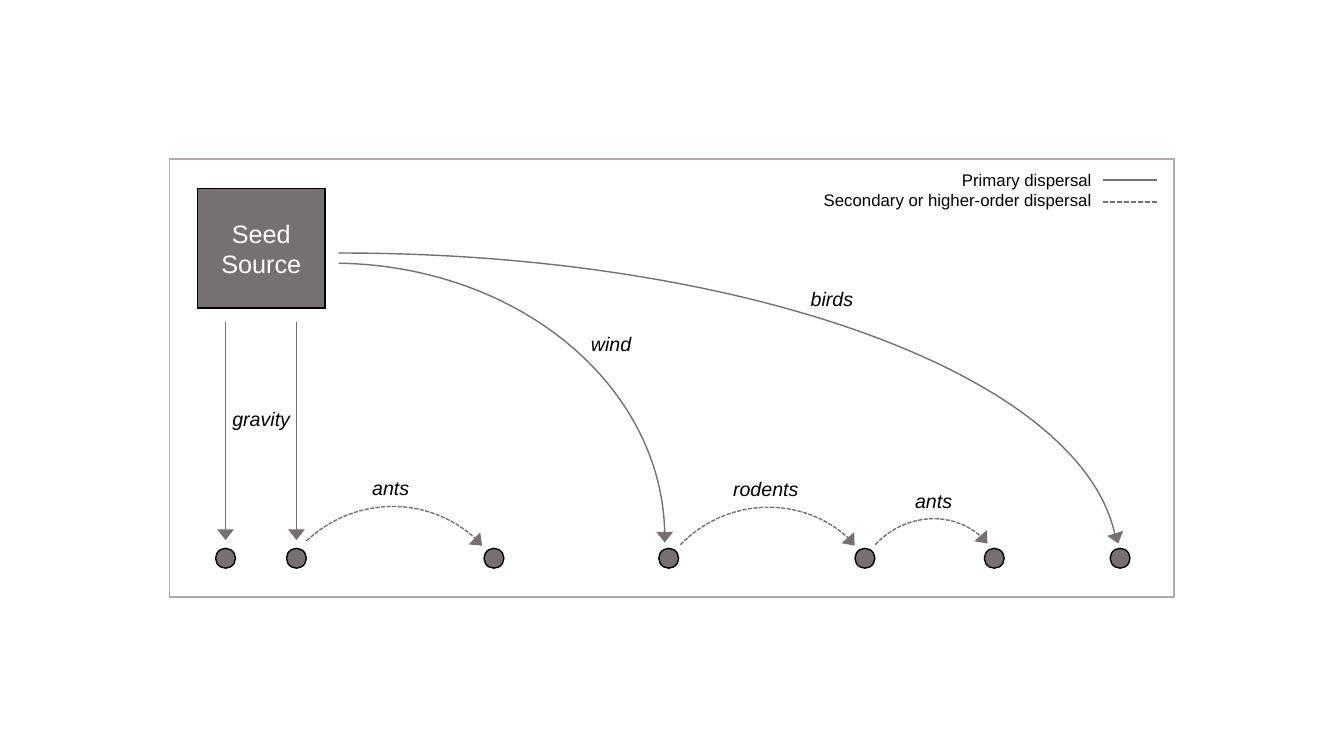
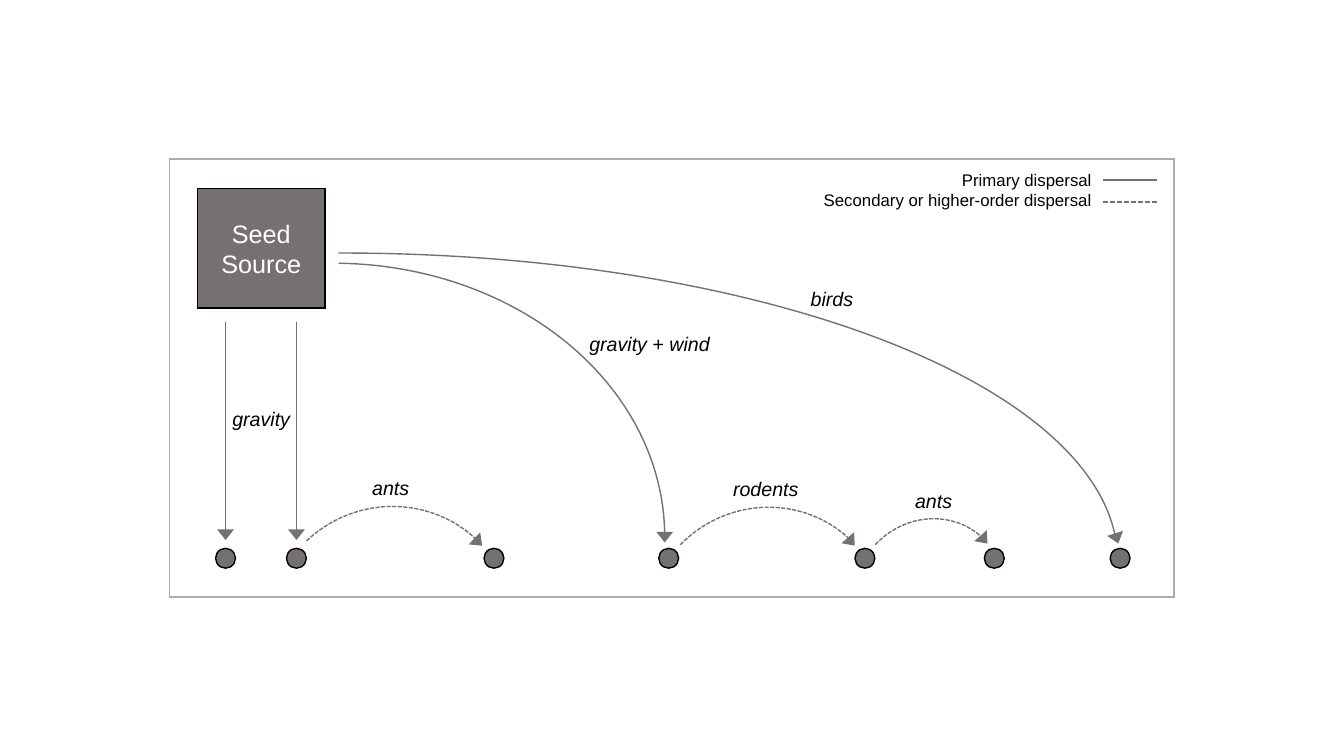
Before and after one commit to TrevorHD/InsectSeedRemoval, a slide deck: slide 1 of Figures/Figure 1.pptx. Drawn at 1344x756 pixels with LibreOffice and Linux fonts; fonts in the diff are those of the drawing. Boxes give left, top, right and bottom in pixels: in the first picture for what was removed or moved away, otherwise in the second. Text is boxed around its words. In the diff, an @@ line names an element or a change of style, - is before the commit and + after.

```diff
--- a/Figures/Figure 1.pptx
+++ b/Figures/Figure 1.pptx
@@ text at <box>589,336,709,355</box>: text changed @@
-wind
+gravity + wind
```
Also in this commit, not shown: 2 other files.
